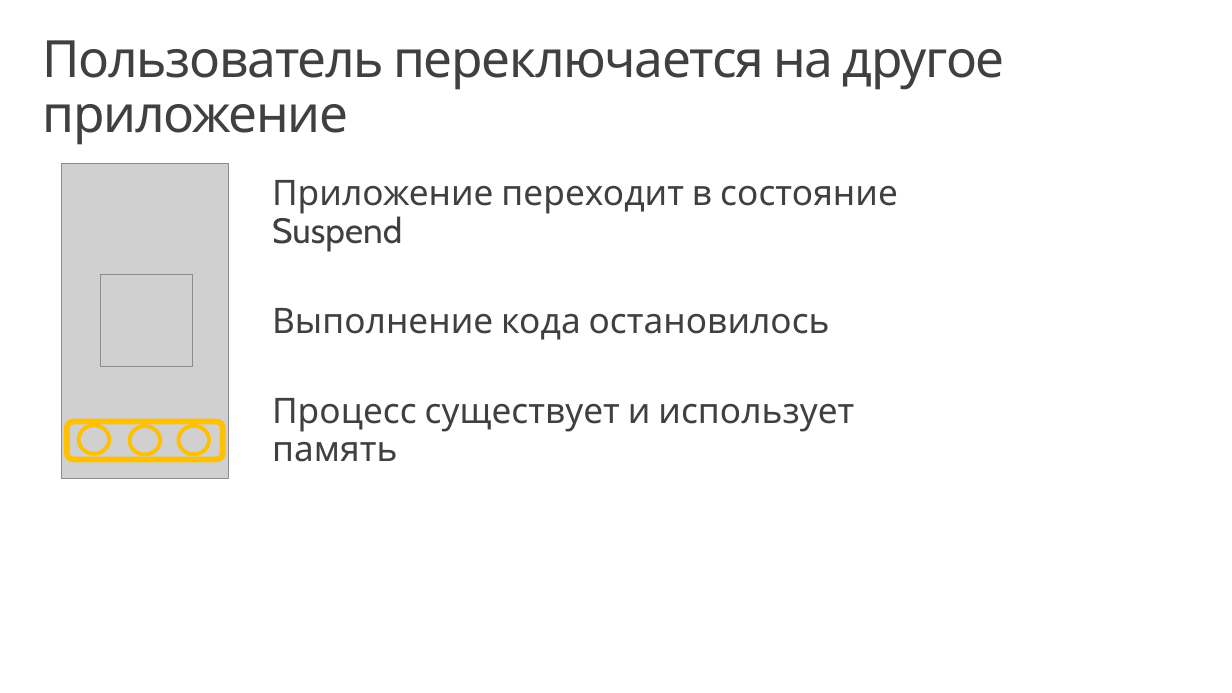
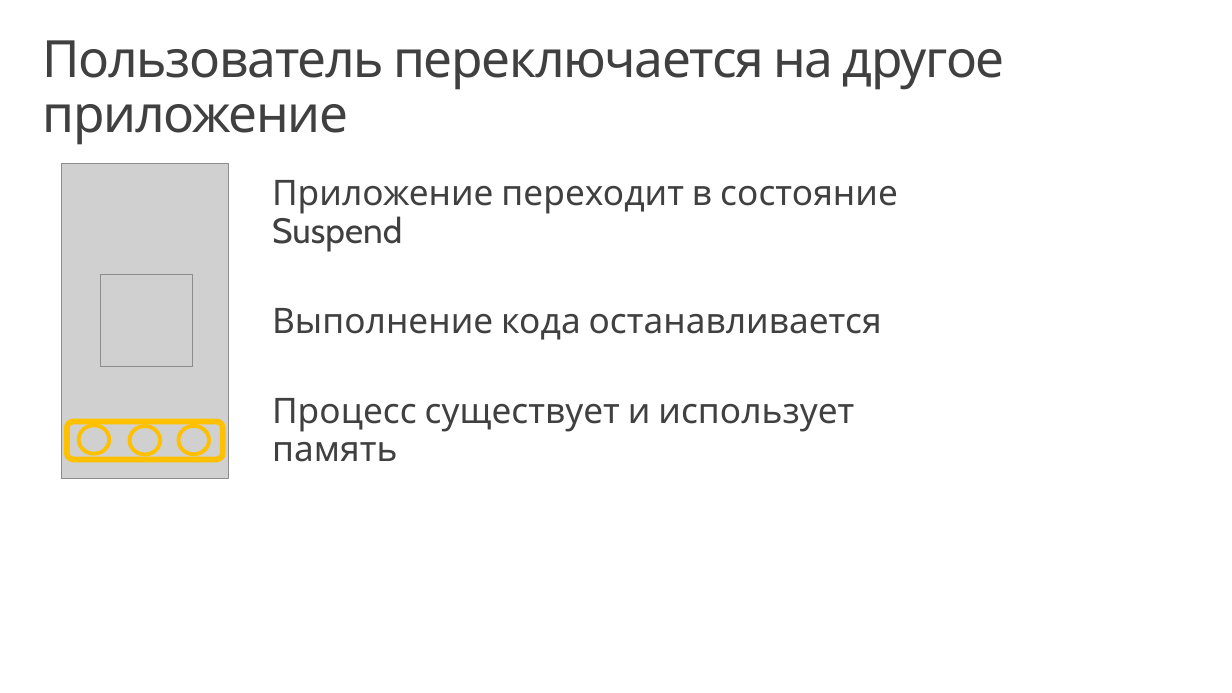
Before and after one commit to evangelism/Win10UWPCourse, a slide deck: slide 9 of 05. Application Lifecycle/5 - Application Lifecycle (RUS).pptx. Drawn at 1232x693 pixels with LibreOffice and Linux fonts; fonts in the diff are those of the drawing; grey boxes stand for pictures; background and template pictures are left out. Boxes give left, top, right and bottom in pixels: in the first picture for what was removed or moved away, otherwise in the second. Text is boxed around its words. In the diff, an @@ line names an element or a change of style, - is before the commit and + after.

```diff
--- a/05. Application Lifecycle/5 - Application Lifecycle (RUS).pptx
+++ b/05. Application Lifecycle/5 - Application Lifecycle (RUS).pptx
@@ text at bbox=[272, 308, 882, 340]: text changed @@
-Выполнение кода остановилось
+Выполнение кода останавливается
```
Also in this commit, not shown: 11 other slides changed.
